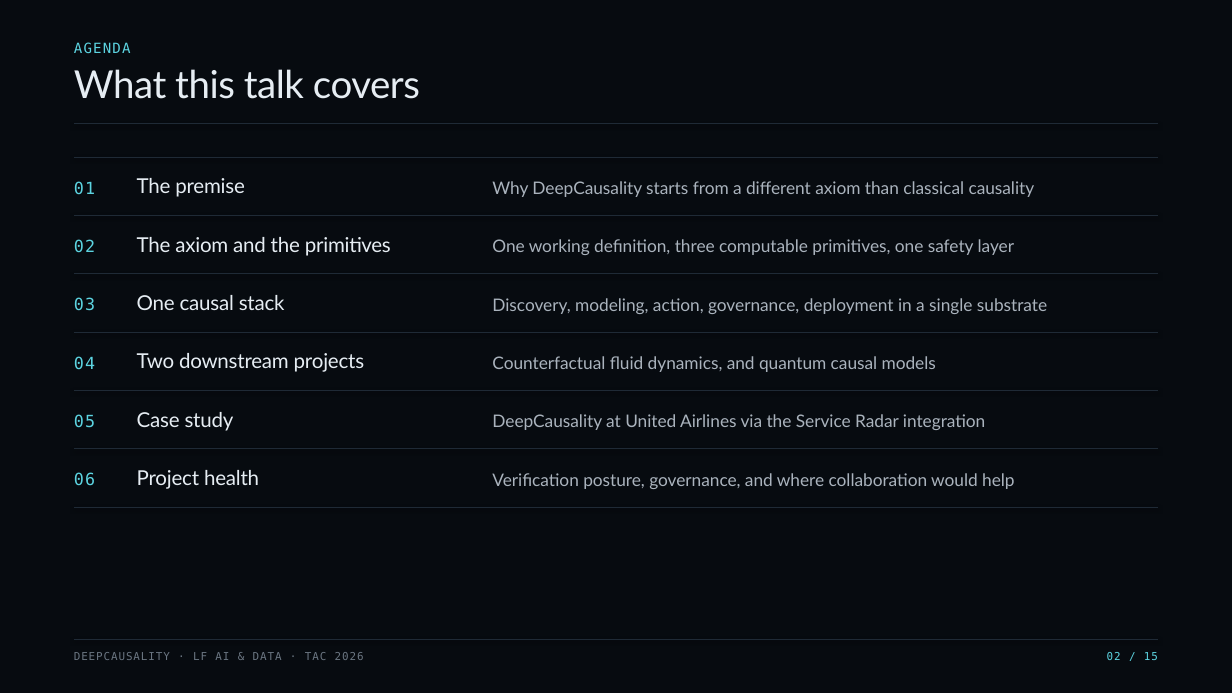
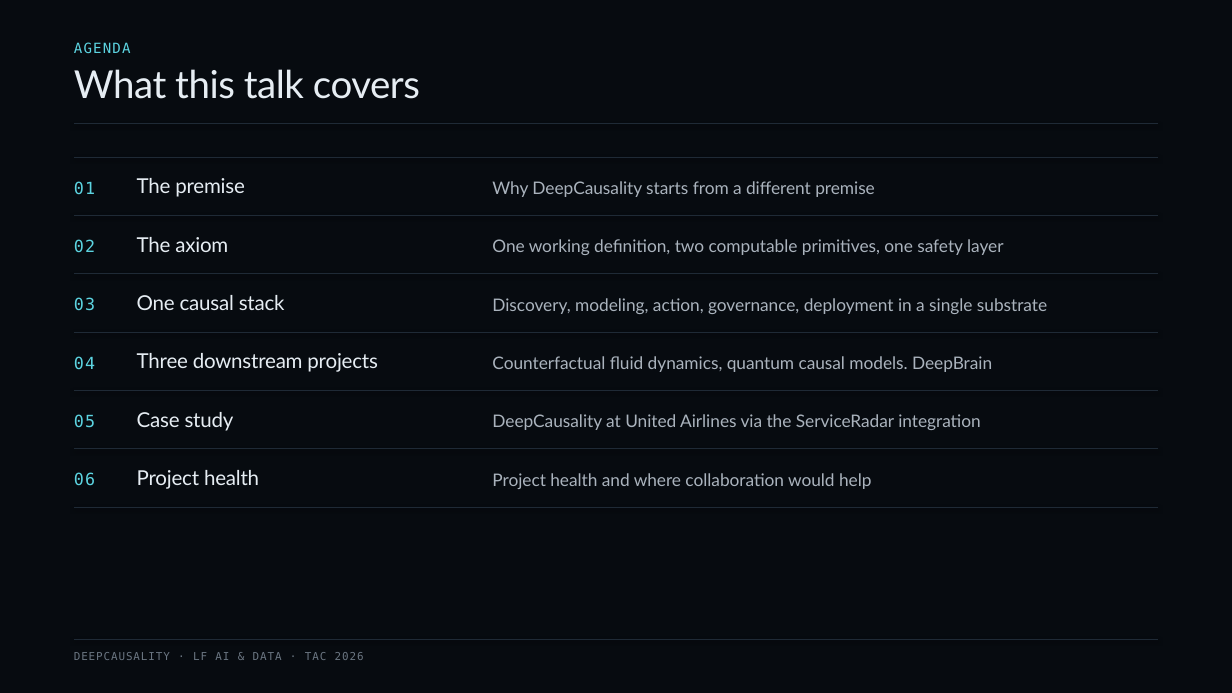
Before and after one commit to deepcausality-rs/deep_causality, a slide deck: slide 3 of docs/LF/slides/LF_2026/DeepCausality_TAC_2026.pptx (slide 2 before the commit). Drawn at 1232x693 pixels with LibreOffice and Linux fonts; fonts in the diff are those of the drawing. Boxes give left, top, right and bottom in pixels: in the first picture for what was removed or moved away, otherwise in the second. Text is boxed around its words. In the diff, an @@ line names an element or a change of style, - is before the commit and + after.

```diff
--- a/docs/LF/slides/LF_2026/DeepCausality_TAC_2026.pptx
+++ b/docs/LF/slides/LF_2026/DeepCausality_TAC_2026.pptx
@@ text at (492, 181, 875, 197): text changed @@
-Why DeepCausality starts from a different axiom than classical causality
+Why DeepCausality starts from a different premise
@@ text at (137, 237, 228, 252): text changed @@
-The axiom and the primitives
+The axiom
@@ text at (492, 239, 1003, 255): text changed @@
-One working definition, three computable primitives, one safety layer
+One working definition, two computable primitives, one safety layer
@@ text at (137, 353, 378, 372): text changed @@
-Two downstream projects
+Three downstream projects
@@ text at (492, 356, 992, 372): text changed @@
-Counterfactual fluid dynamics, and quantum causal models
+Counterfactual fluid dynamics, quantum causal models. DeepBrain
@@ text at (492, 414, 980, 430): spaces changed @@
-DeepCausality at United Airlines via the Service Radar integration
+DeepCausality at United Airlines via the ServiceRadar integration
@@ text at (492, 473, 871, 489): text changed @@
-Verification posture, governance, and where collaboration would help
+Project health and where collaboration would help
@@ text removed at (1107, 652, 1158, 660) @@
-02 / 15
```
Also in this commit, not shown: 9 other slides changed, 5 slides added, 5 slides removed, 1 other file.
